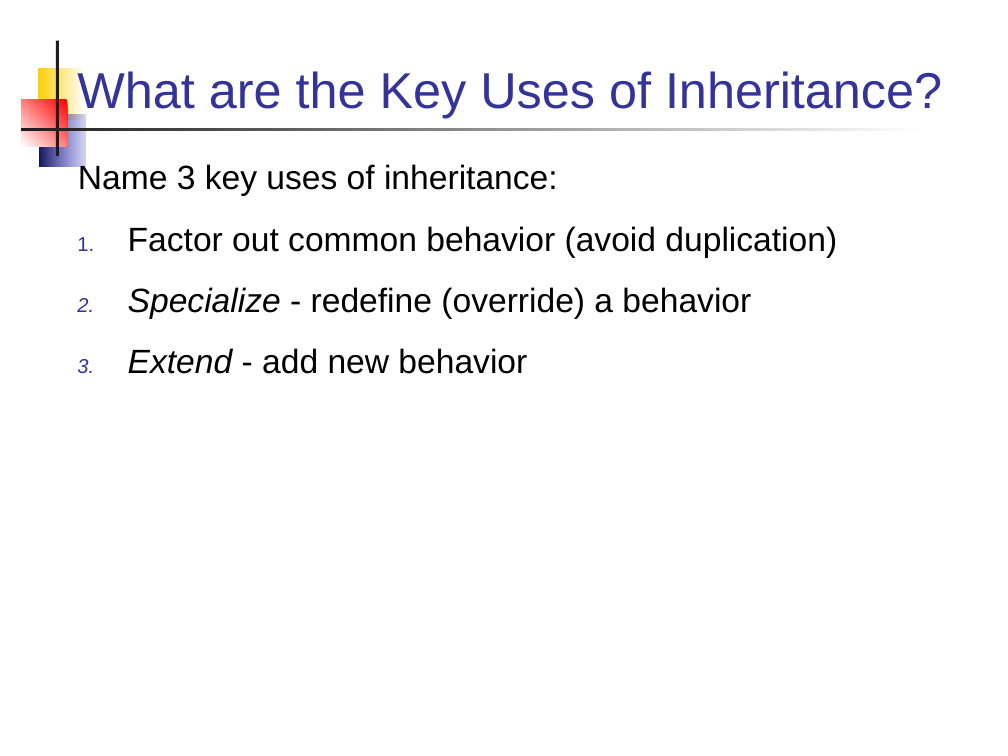
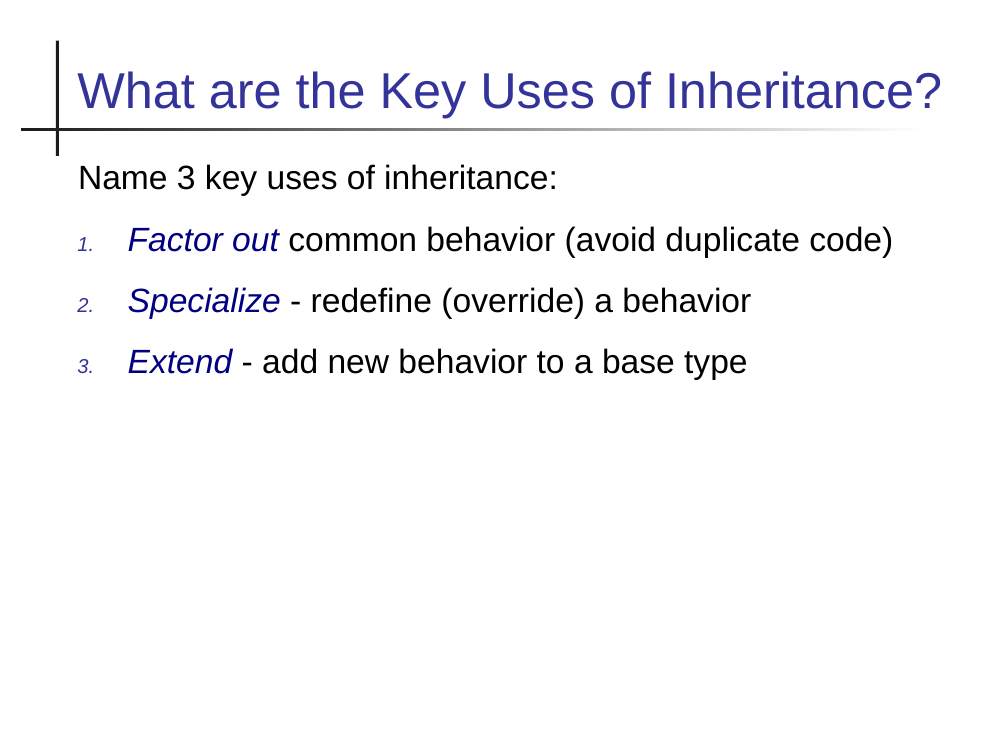
Before and after one commit to skeoop/skeoop.github.io, a slide deck: slide 91 of week3/R3-Review-OO-Concepts.ppt. Drawn at 1008x756 pixels with LibreOffice and Linux fonts; fonts in the diff are those of the drawing. Boxes give left, top, right and bottom in pixels: in the first picture for what was removed or moved away, otherwise in the second. Text is boxed around its words. In the diff, an @@ line names an element or a change of style, - is before the commit and + after.

```diff
--- a/week3/R3-Review-OO-Concepts.ppt
+++ b/week3/R3-Review-OO-Concepts.ppt
@@ rectangle removed at (37,68,85,120) @@
@@ rectangle removed at (22,100,68,146) @@
@@ rectangle removed at (39,115,85,167) @@
@@ text at (128,226,893,258): text changed @@
-1. Factor out common behavior (avoid duplication)
+1. Factor out common behavior (avoid duplicate code)
@@ text at (128,287,751,319): text colour #000000 to #000080 in "Specialize" @@
@@ text at (128,348,747,380): text changed @@
-3. Extend - add new behavior
+3. Extend - add new behavior to a base type
```
Also in this commit, not shown: 92 other slides changed, 14 other files.
